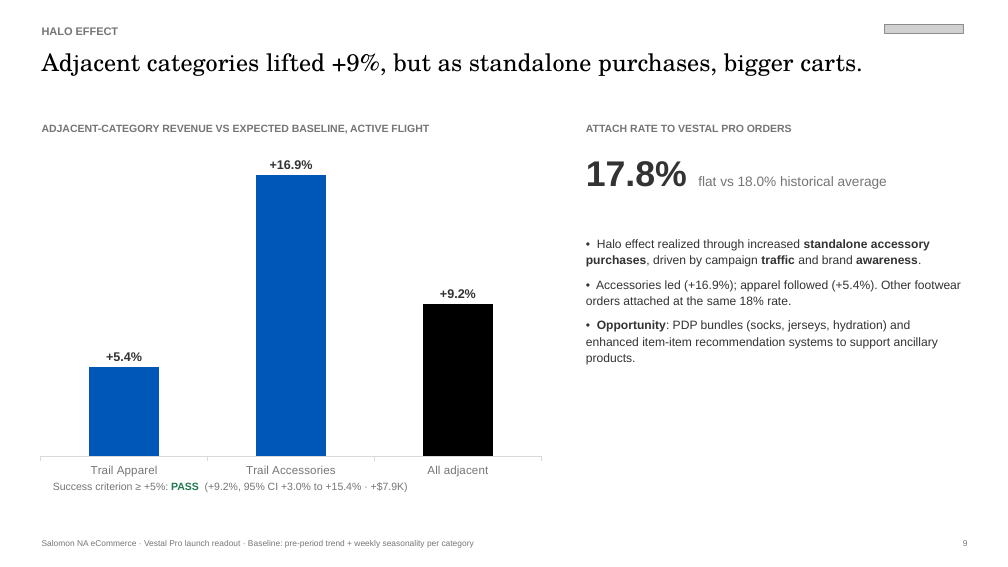
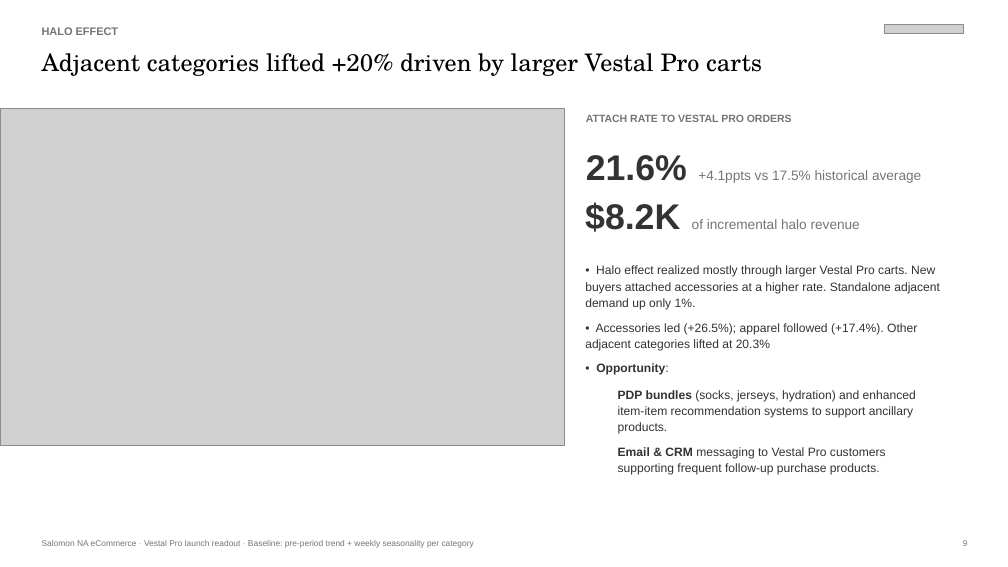
Before and after one commit to andersone17/salomon_case, a slide deck: slide 9 of deliverables/VestalPro_Campaign_Readout.pptx. Drawn at 1008x567 pixels with LibreOffice and Linux fonts; fonts in the diff are those of the drawing; grey boxes stand for pictures. Boxes give left, top, right and bottom in pixels: in the first picture for what was removed or moved away, otherwise in the second. Text is boxed around its words. In the diff, an @@ line names an element or a change of style, - is before the commit and + after.

```diff
--- a/deliverables/VestalPro_Campaign_Readout.pptx
+++ b/deliverables/VestalPro_Campaign_Readout.pptx
@@ text at [42, 53, 762, 76]: text changed @@
-Adjacent categories lifted +9%, but as standalone purchases, bigger carts.
+Adjacent categories lifted +20% driven by larger Vestal Pro carts
@@ picture added at [0, 108, 565, 445] @@
@@ text "ATTACH RATE TO VESTAL PRO ...": place and size @@
-text "ATTACH RATE TO VESTAL PRO ..." at [586, 124, 792, 132]
+text "ATTACH RATE TO VESTAL PRO ..." at [586, 114, 792, 122]
@@ text removed at [42, 124, 429, 134] @@
-ADJACENT-CATEGORY REVENUE VS EXPECTED BASELINE, ACTIVE FLIGHT
@@ column chart removed at [30, 151, 552, 484] @@
-categories: Trail Apparel, Trail Accessories, All adjacent
-Series 1: 0.054, 0.169, 0.092
@@ text at [586, 155, 921, 183]: text changed @@
-17.8% flat vs 18.0% historical average
+21.6% +4.1ppts vs 17.5% historical average
@@ text added at [585, 202, 860, 232], 13 pt, text #757575 @@
+$8.2K of incremental halo revenue
@@ text at [585, 265, 940, 375]: text changed @@
-• Halo effect realized through increased standalone accessory purchases, driven by campaign traffic and brand awareness.
-• Accessories led (+16.9%); apparel followed (+5.4%). Other footwear orders attached at the same 18% rate.
-• Opportunity: PDP bundles (socks, jerseys, hydration) and enhanced item-item recommendation systems to support ancillary products.
+• Halo effect realized mostly through larger Vestal Pro carts. New buyers attached accessories at a higher rate. Standalone adjacent demand up only 1%.
+• Accessories led (+26.5%); apparel followed (+17.4%). Other adjacent categories lifted at 20.3%
+• Opportunity:
@@ text added at [618, 390, 916, 474], 11.5 pt, text #333333 @@
+PDP bundles (socks, jerseys, hydration) and enhanced item-item recommendation systems to support ancillary products.
+Email & CRM messaging to Vestal Pro customers supporting frequent follow-up purchase products.
@@ text removed at [53, 482, 408, 492] @@
-Success criterion ≥ +5%: PASS (+9.2%, 95% CI +3.0% to +15.4% · +$7.9K)
```
Also in this commit, not shown: 6 other slides changed, 1 slide added, 1 slide removed, 13 other files.
